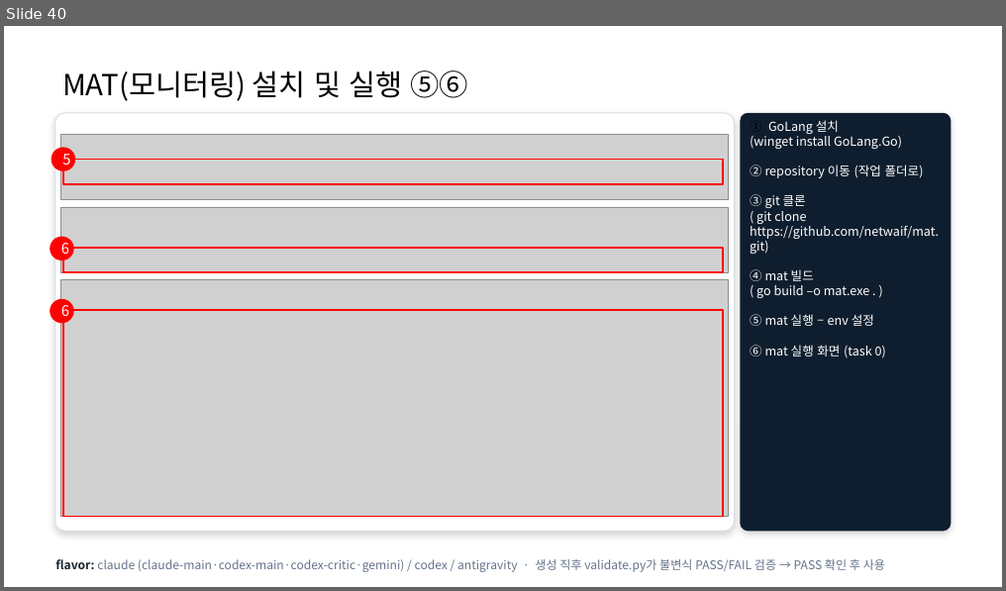
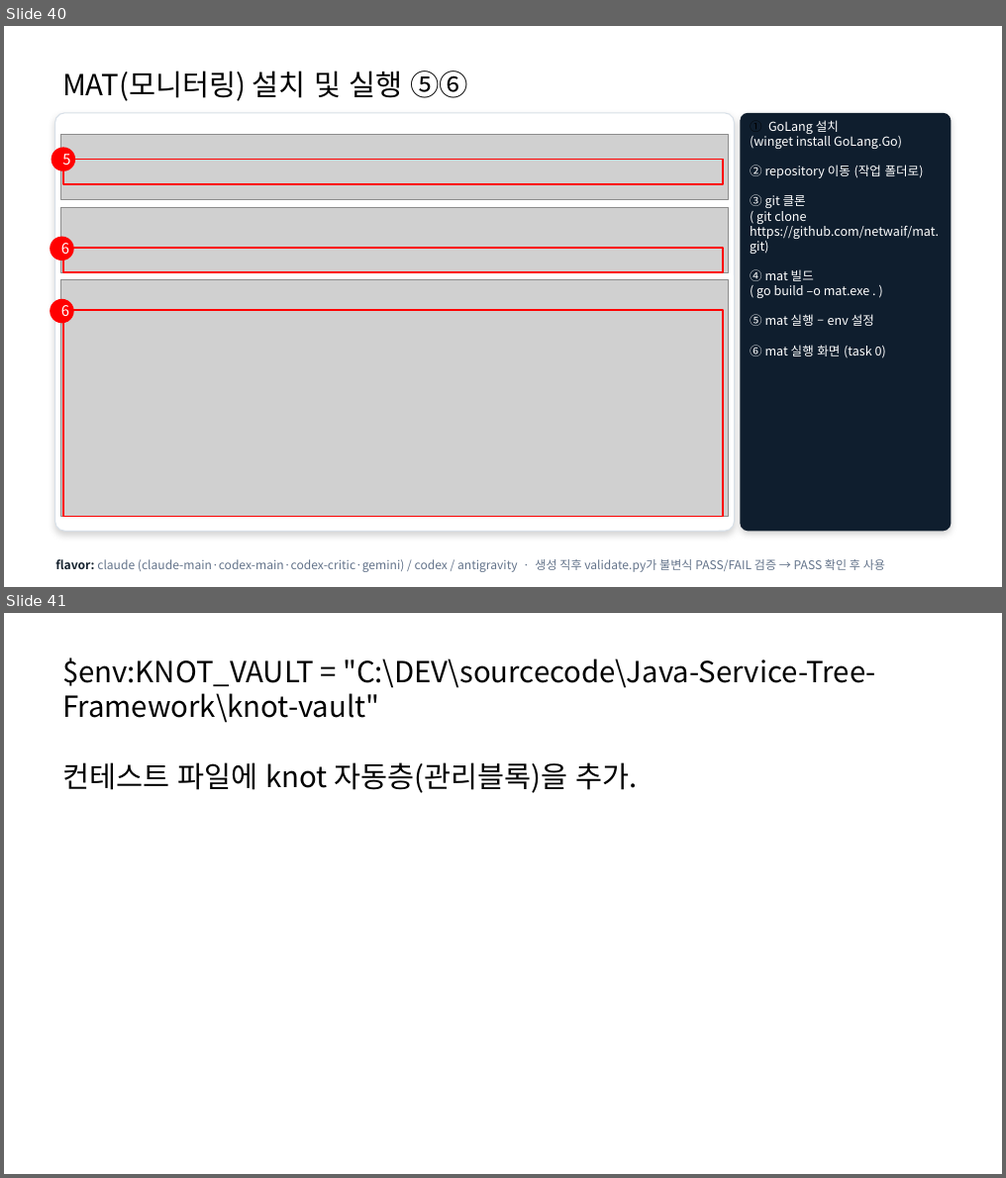
Before and after one commit to 313DEVGRP/Java-Service-Tree-Framework, a slide deck: Multi_Sub_Agent_USE_Manual.pptx. Shown one above the other, each under a label of ours: slide 40 before the commit, slides 40 and 41 after it. The pictures are 1006x591 and 1006x1178 pixels, drawn with LibreOffice and Linux fonts; fonts in the diff are those of the drawing; grey boxes stand for pictures. Boxes give left, top, right and bottom in pixels: in the first picture for what was removed or moved away, otherwise in the second. Text is boxed around its words. In the diff, an @@ line names an element or a change of style, - is before the commit and + after.

Commit message:
멀티 에이전트 초기 설치 ( cursor 추가 안한 상태 ) 서브 에이전트 추가 ( frontend-expert ) 모니터링 추가 ( mat ) - frontend 하네스 업데이트 멀티 및 서브 에이전트를 활용하여 TASK 를 수행하는 케이스. 멀티 에이전트에 올레마 추가. ( 버그가 있다고 해서 수정 ) 메뉴얼 추가 Backend sub agent 설정 TASK 포맷팅 및 샘플 메뉴얼 업데이트 knot 설정

```diff
--- a/Multi_Sub_Agent_USE_Manual.pptx
+++ b/Multi_Sub_Agent_USE_Manual.pptx
@@ slide 41 added at [4,613,1002,1174], background #FFFFFF @@
@@ text added at [62,658,876,793], 28 pt, text #000000 @@
+$env:KNOT_VAULT = "C:\DEV\sourcecode\Java-Service-Tree-Framework\knot-vault"
+컨테스트 파일에 knot 자동층(관리블록)을 추가.
```
Also in this commit, not shown: 18 other files.
